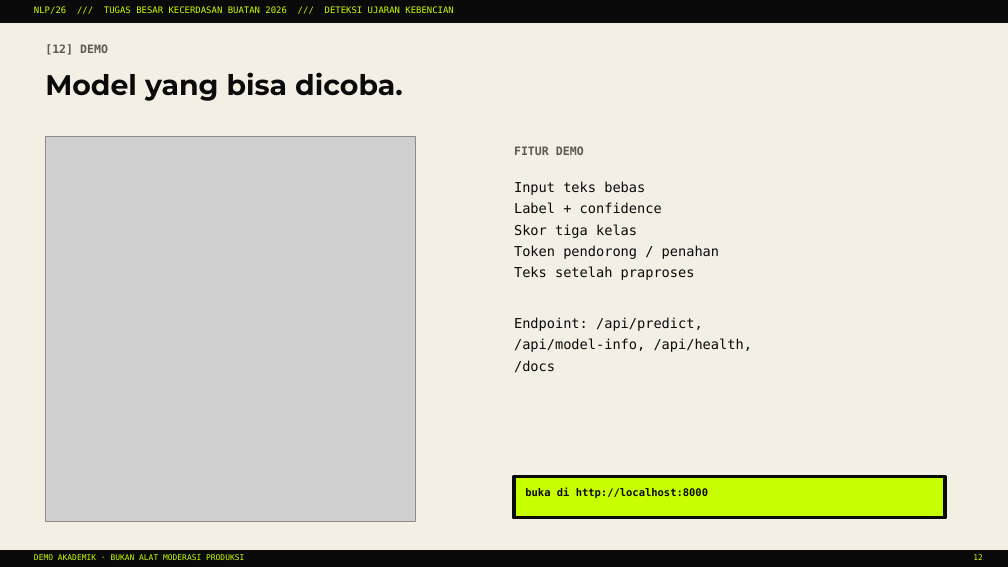
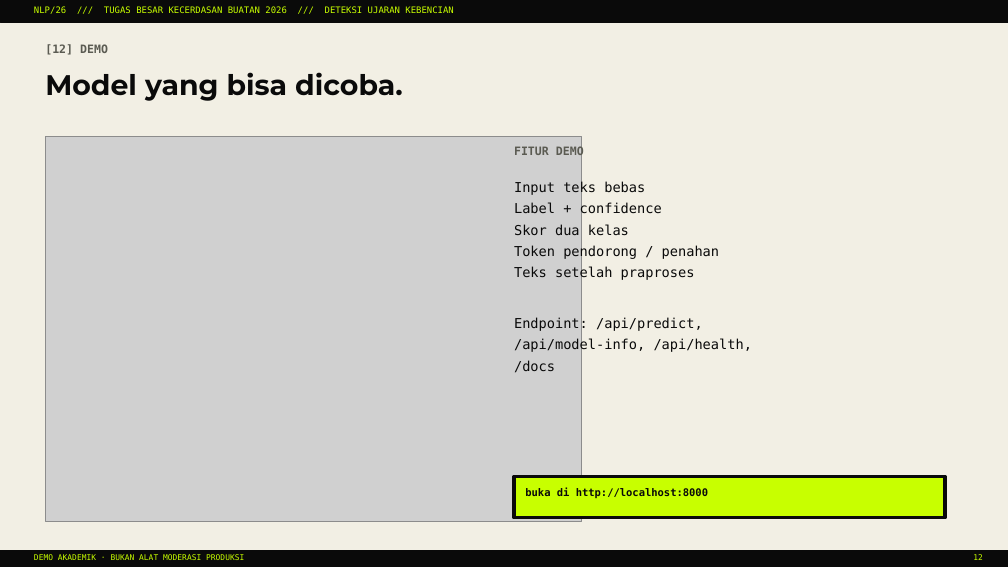
Before and after one commit to rhsa-fr/ml-deteksi-ujaran-kebencian, a slide deck: slide 12 of reports/presentasi_tugas_besar.pptx. Drawn at 1008x567 pixels with LibreOffice and Linux fonts; fonts in the diff are those of the drawing; grey boxes stand for pictures. Boxes give left, top, right and bottom in pixels: in the first picture for what was removed or moved away, otherwise in the second. Text is boxed around its words. In the diff, an @@ line names an element or a change of style, - is before the commit and + after.

```diff
--- a/reports/presentasi_tugas_besar.pptx
+++ b/reports/presentasi_tugas_besar.pptx
@@ picture: place and size @@
-picture at box(45, 136, 416, 522)
+picture at box(45, 136, 582, 522)
@@ text at box(514, 224, 629, 236): text changed @@
-Skor tiga kelas
+Skor dua kelas
```
Also in this commit, not shown: 8 other slides changed, 1 slide added, 36 other files.
